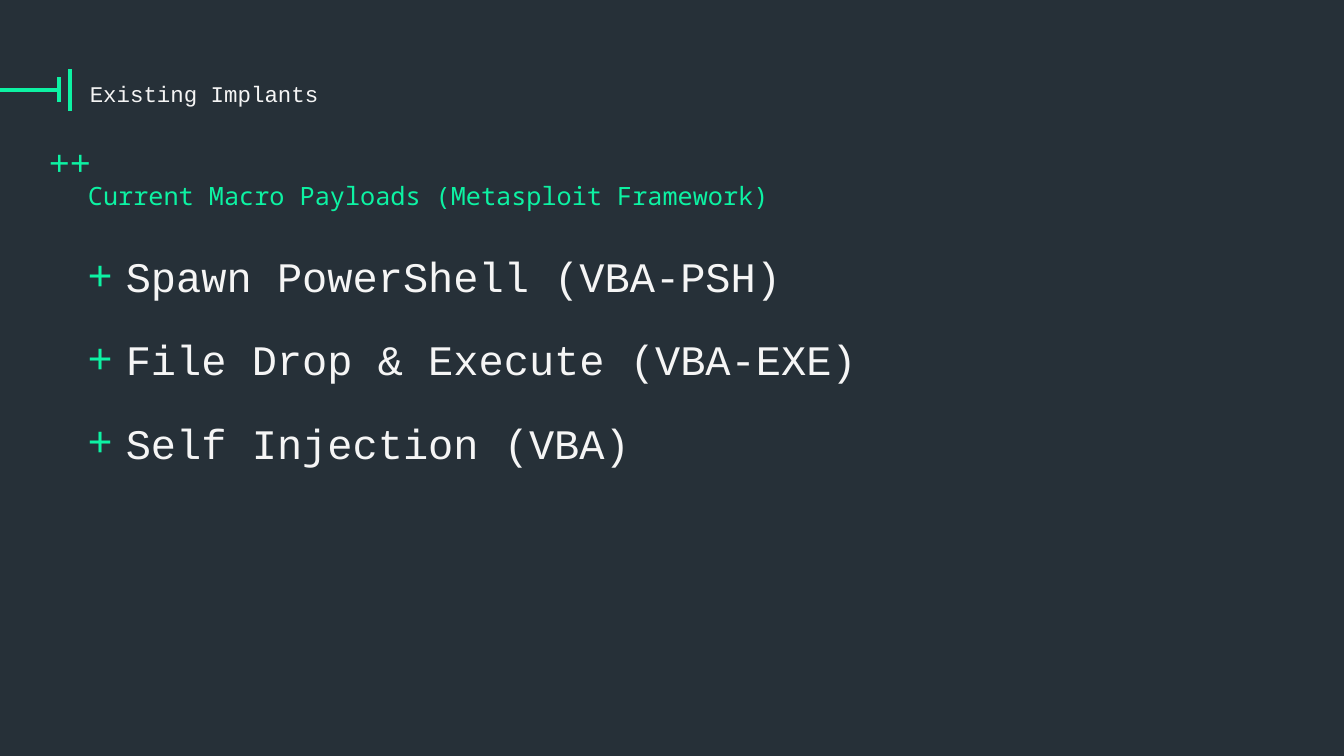
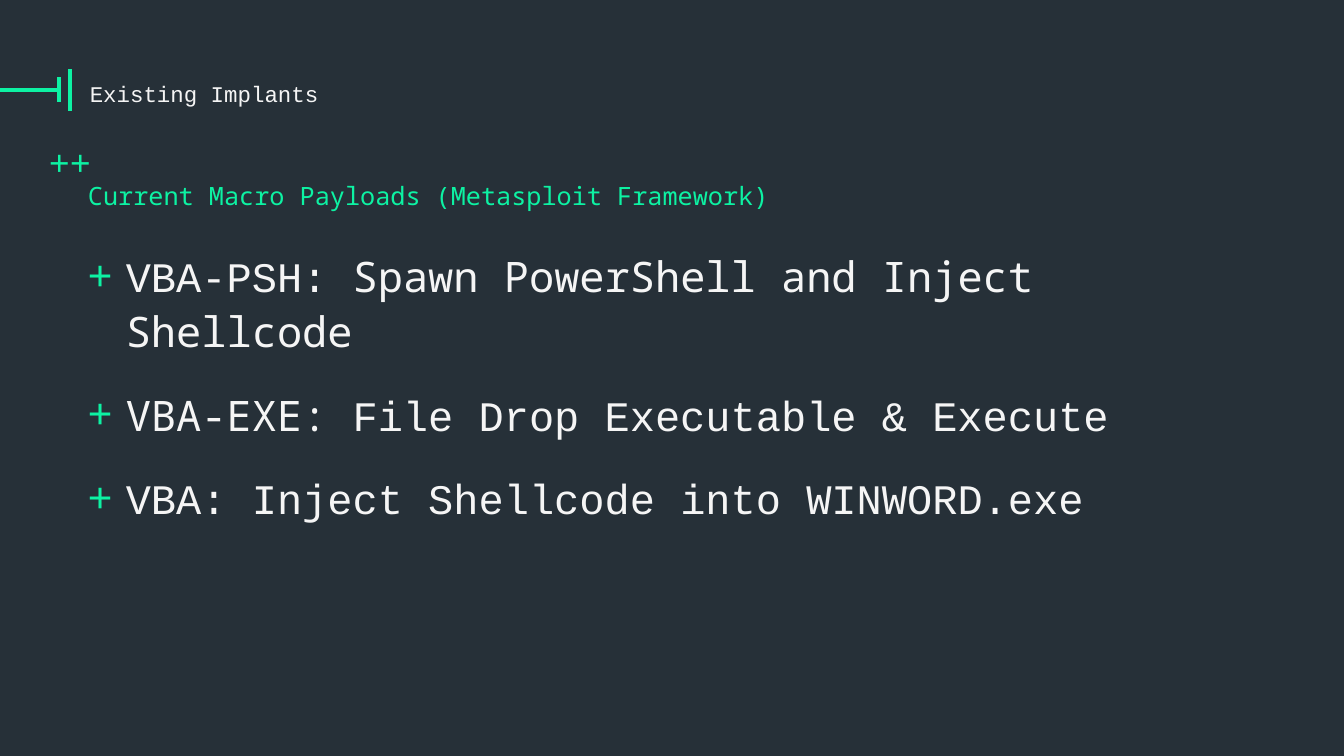
Before and after one commit to vysec/wepwnise-presentation, a slide deck: slide 23 of one-template-to-rule-them-all-v1.8.pptx (slide 25 before the commit). Drawn at 1344x756 pixels with LibreOffice and Linux fonts; fonts in the diff are those of the drawing; background and template pictures are left out. Boxes give left, top, right and bottom in pixels: in the first picture for what was removed or moved away, otherwise in the second. Text is boxed around its words. In the diff, an @@ line names an element or a change of style, - is before the commit and + after.

```diff
--- a/one-template-to-rule-them-all-v1.8.pptx
+++ b/one-template-to-rule-them-all-v1.8.pptx
@@ text at <box>126,260,1108,523</box>: text changed @@
-+ Spawn PowerShell (VBA-PSH)
-+ File Drop & Execute (VBA-EXE)
-+ Self Injection (VBA)
++ VBA-PSH: Spawn PowerShell and Inject Shellcode
++ VBA-EXE: File Drop Executable & Execute
++ VBA: Inject Shellcode into WINWORD.exe
```
Also in this commit, not shown: 12 other slides changed, 1 slide added, 3 slides removed.
